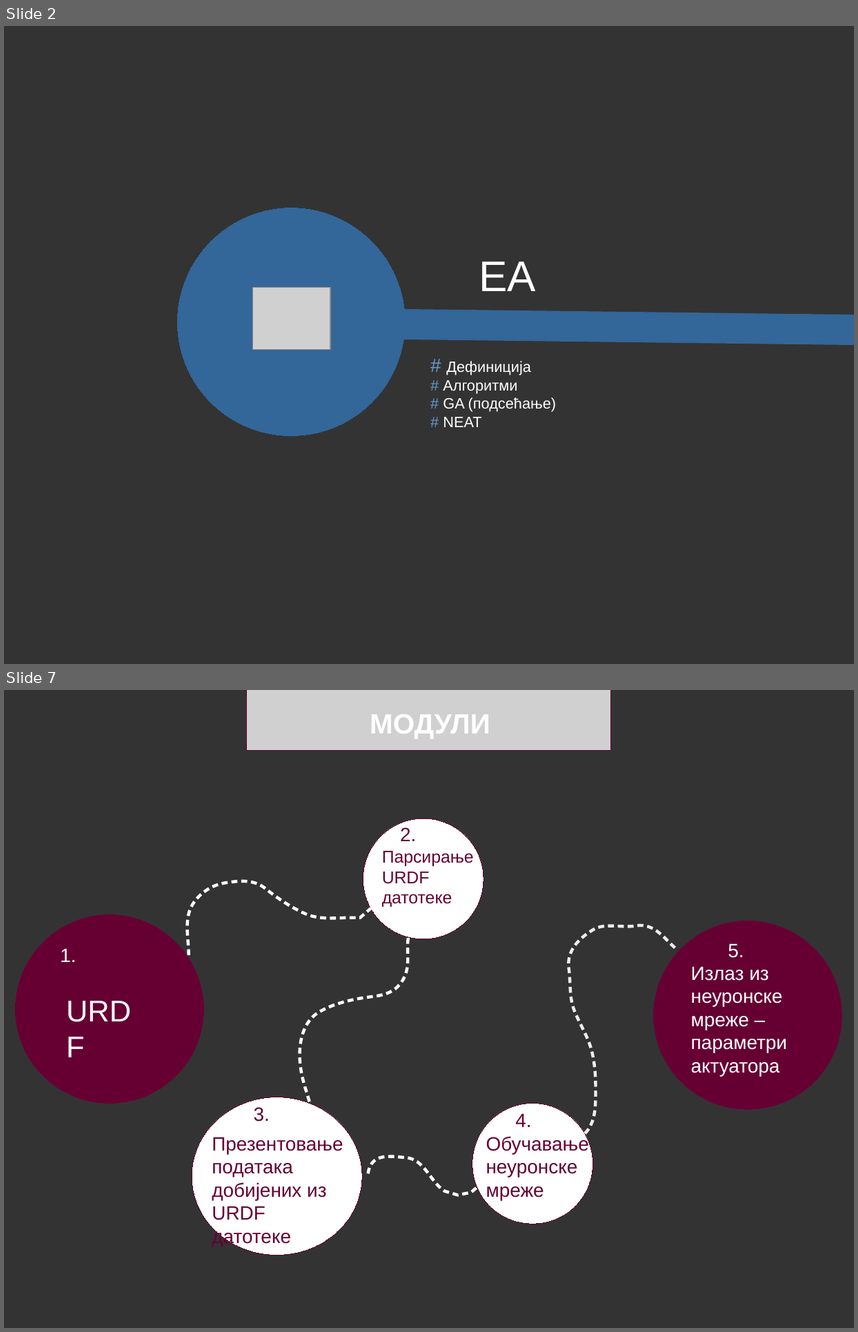
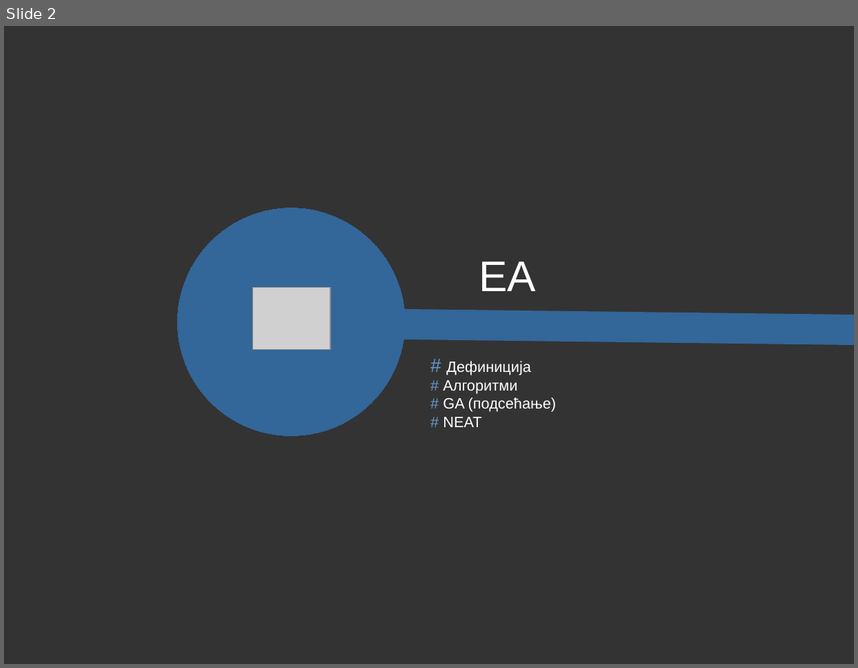
Before and after one commit to alien93/softProj, a slide deck: prezentacija/evolutivni_algoritmi.odp. Shown one above the other, each under a label of ours: slides 2 and 7 before the commit, slide 2 after it; the slides between them are not shown. The pictures are 858x1332 and 858x668 pixels, drawn with LibreOffice and Linux fonts; fonts in the diff are those of the drawing; grey boxes stand for pictures. Boxes give left, top, right and bottom in pixels: in the first picture for what was removed or moved away, otherwise in the second. Text is boxed around its words. In the diff, an @@ line names an element or a change of style, - is before the commit and + after.

```diff
--- a/prezentacija/evolutivni_algoritmi.odp
+++ b/prezentacija/evolutivni_algoritmi.odp
@@ slide 7 removed at bbox=[4, 690, 854, 1328], background #333333 @@
@@ picture removed at bbox=[247, 690, 611, 751] @@
@@ text removed at bbox=[370, 714, 490, 739] @@
-МОДУЛИ
@@ ellipse removed at bbox=[363, 818, 484, 938] @@
@@ text removed at bbox=[400, 827, 416, 841] @@
-2.
@@ text removed at bbox=[212, 851, 474, 1246] @@
-Парсирање
-URDF датотеке
@@ text removed at bbox=[382, 871, 430, 884] @@
-URDF
@@ freeform shape removed at bbox=[185, 879, 370, 956] @@
@@ ellipse removed at bbox=[16, 914, 204, 1103] @@
@@ freeform shape removed at bbox=[299, 938, 412, 1107] @@
@@ freeform shape removed at bbox=[566, 923, 677, 1134] @@
@@ ellipse removed at bbox=[654, 920, 842, 1109] @@
@@ text removed at bbox=[60, 948, 76, 962] @@
-1.
@@ text removed at bbox=[728, 943, 744, 958] @@
-5.
@@ text removed at bbox=[691, 966, 787, 1076] @@
-Излаз из неуронске мреже – параметри актуатора
@@ ellipse removed at bbox=[192, 1097, 362, 1255] @@
@@ ellipse removed at bbox=[473, 1103, 593, 1223] @@
@@ text removed at bbox=[254, 1107, 270, 1121] @@
-3.
@@ text removed at bbox=[515, 1113, 531, 1127] @@
-4.
@@ text removed at bbox=[212, 1136, 343, 1200] @@
-Презентовање података добијених из URDF датотеке
@@ text removed at bbox=[486, 1135, 589, 1200] @@
-Обучавање неуронске мреже
@@ freeform shape removed at bbox=[368, 1152, 482, 1194] @@
```
Also in this commit, not shown: 10 slides changed, 3 slides added, 12 other slides removed, 6 other files.
